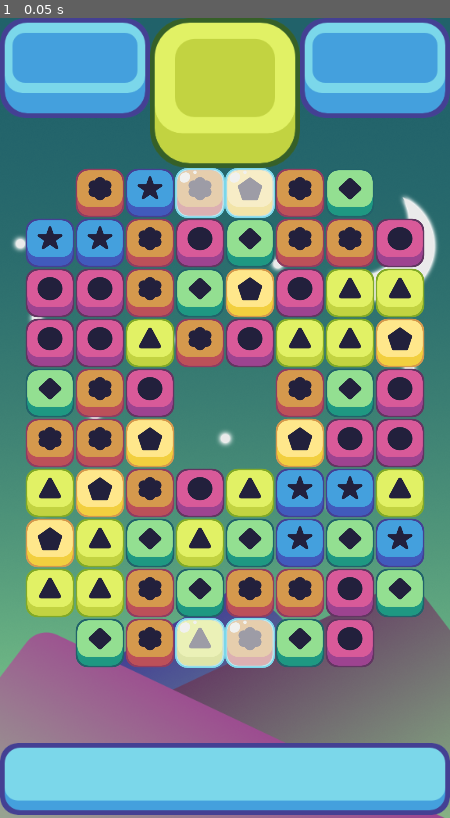
Above: before the commit, frame 1.
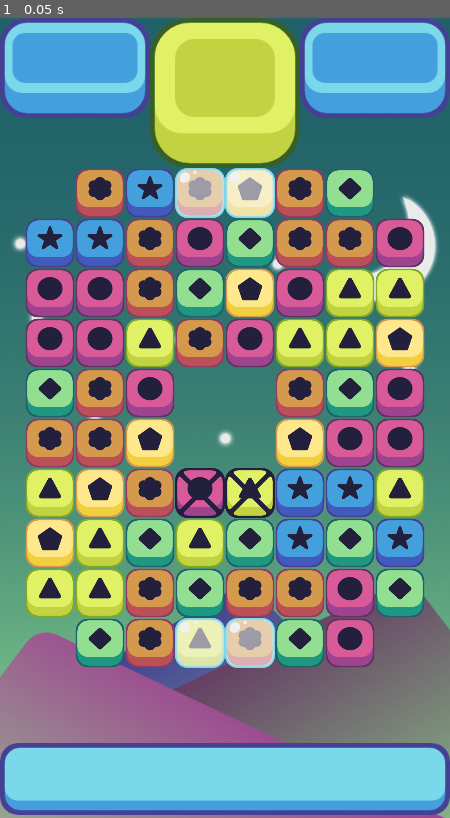
Above: after the commit, the same moment.

Repository: wolflint/Match3Game
Game: Godot game, scene res://scenes/GameWindow.tscn
The game is run twice, just before and just after one commit, with the same random seed, the same clock (stepped at 60 frames per second) and the same inputs.
Inputs:
- Up to frame 1 (0.05 s): no input

The runs differ from the first frame. In frame 1, 0.4% of the frame differs, in the area x 38-62%, y 56-63%.

Commit message:
still brokd

Diff:
--- a/scenes/GameWindow.tscn
+++ b/scenes/GameWindow.tscn
@@ -1,10 +1,11 @@
-[gd_scene load_steps=6 format=2]
+[gd_scene load_steps=7 format=2]
 
 [ext_resource path="res://art/UI/background 2.png" type="Texture" id=1]
 [ext_resource path="res://art/UI/Top UI v 2.png" type="Texture" id=2]
 [ext_resource path="res://art/UI/Bottom UI v 2.png" type="Texture" id=3]
 [ext_resource path="res://scripts/Grid.gd" type="Script" id=4]
 [ext_resource path="res://scripts/IceHolder.gd" type="Script" id=5]
+[ext_resource path="res://scripts/LockHolder.gd" type="Script" id=6]
 
 [node name="GameWindow" type="Node2D" index="0"]
 
@@ -73,26 +74,31 @@
 y_offset = -2
 empty_spaces = PoolVector2Array( 0, 0, 7, 0, 0, 9, 7, 9, 3, 4, 4, 4, 3, 5, 4, 5 )
 ice_spaces = PoolVector2Array( 3, 0, 4, 0, 3, 9, 4, 9 )
+lock_spaces = PoolVector2Array( 3, 3, 4, 3 )
 
 [node name="IceHolder" type="Node2D" parent="." index="4"]
 
 script = ExtResource( 5 )
 
-[node name="DestroyTimer" type="Timer" parent="." index="5"]
+[node name="LockHolder" type="Node2D" parent="." index="5"]
+
+script = ExtResource( 6 )
+
+[node name="DestroyTimer" type="Timer" parent="." index="6"]
 
 process_mode = 1
 wait_time = 0.4
 one_shot = true
 autostart = false
 
-[node name="CollapseTimer" type="Timer" parent="." index="6"]
+[node name="CollapseTimer" type="Timer" parent="." index="7"]
 
 process_mode = 1
 wait_time = 0.4
 one_shot = true
 autostart = false
 
-[node name="RefillTimer" type="Timer" parent="." index="7"]
+[node name="RefillTimer" type="Timer" parent="." index="8"]
 
 process_mode = 1
 wait_time = 0.4
@@ -101,7 +107,11 @@
 
 [connection signal="damage_ice" from="Grid" to="IceHolder" method="_on_Grid_damage_ice"]
 
+[connection signal="damage_lock" from="Grid" to="LockHolder" method="_on_Grid_damage_lock"]
+
 [connection signal="make_ice" from="Grid" to="IceHolder" method="_on_Grid_make_ice"]
+
+[connection signal="make_lock" from="Grid" to="LockHolder" method="_on_Grid_make_lock"]
 
 [connection signal="timeout" from="DestroyTimer" to="Grid" method="_on_DestroyTimer_timeout"]
 
--- a/scenes/Ice.tscn
+++ b/scenes/Ice.tscn
@@ -1,7 +1,8 @@
 [gd_scene load_steps=3 format=2]
 
-[ext_resource path="res://scripts/Ice.gd" type="Script" id=1]
+[ext_resource path="res://scripts/Obstacles.gd" type="Script" id=1]
 [ext_resource path="res://art/Obstacles/Ice.png" type="Texture" id=2]
+
 
 [node name="Ice" type="Node2D"]
 
--- /dev/null
+++ b/scenes/Locks.tscn
@@ -0,0 +1,10 @@
+[gd_scene load_steps=3 format=2]
+
+[ext_resource path="res://scenes/Ice.tscn" type="PackedScene" id=1]
+[ext_resource path="res://art/Obstacles/Locks.png" type="Texture" id=2]
+
+[node name="Locks" instance=ExtResource( 1 )]
+
+[node name="Sprite" parent="." index="0"]
+
+texture = ExtResource( 2 )
--- a/scripts/Grid.gd
+++ b/scripts/Grid.gd
@@ -15,10 +15,13 @@
 # Obstacle Variables
 export (PoolVector2Array) var empty_spaces
 export (PoolVector2Array) var ice_spaces
+export (PoolVector2Array) var lock_spaces
 
 # Obstace Signals
+signal make_ice
 signal damage_ice
-signal make_ice
+signal make_lock
+signal damage_lock
 
 # The piece array
 var possible_pieces = [
@@ -50,11 +53,24 @@
 	all_pieces = make_2d_array()
 	spawn_pieces()
 	spawn_ice()
+	spawn_locks()
 
 func restricted_fill(place):
 	# Check empty pieces
 	if is_in_array(empty_spaces, place):
 		return true
+	return false
+
+func restricted_move(place):
+	# Check lock pieces
+	print("PLACE" + str(place))
+	print("LOCK SPACES" + str(lock_spaces))
+	if is_in_array(lock_spaces, place):
+		print("IS IN ARRAY")
+		return true
+#	elif is_in_array(ice_spaces, place):
+#		return true
+	print("FALSE")
 	return false
 
 func is_in_array(array, item):
@@ -132,18 +148,23 @@
 	var first_piece = all_pieces[column][row]
 	var other_piece = all_pieces[column + direction.x][row + direction.y]
 	if first_piece != null && other_piece != null:
-		store_info(first_piece, other_piece, Vector2(column, row), direction)
-		state = wait
-		all_pieces[column][row] = other_piece
-		all_pieces[column + direction.x][row + direction.y] = first_piece
-		first_piece.move(grid_to_pixel(column + direction.x, row + direction.y))
-		other_piece.move(grid_to_pixel(column, row))
-		if !move_checked:
-			find_matches()
+		if not restricted_move(Vector2(column, row)) and not restricted_move(Vector2(column, row) + direction):
+			store_info(first_piece, other_piece, Vector2(column, row), direction)
+			state = wait
+			all_pieces[column][row] = other_piece
+			all_pieces[column + direction.x][row + direction.y] = first_piece
+			first_piece.move(grid_to_pixel(column + direction.x, row + direction.y))
+			other_piece.move(grid_to_pixel(column, row))
+			if !move_checked:
+				find_matches()
 
 func spawn_ice():
 	for i in ice_spaces.size():
 		emit_signal("make_ice", ice_spaces[i])
+
+func spawn_locks():
+	for i in lock_spaces.size():
+		emit_signal("make_lock", lock_spaces[i])
 
 func store_info(first_piece, other_piece, place, direction):
 	piece_one = first_piece
@@ -209,7 +230,7 @@
 		for j in height:
 			if all_pieces[i][j] != null:
 				if all_pieces[i][j].matched:
-					emit_signal("damage_ice", Vector2(i, j))
+					damage_special(i, j)
 					was_matched = true
 					all_pieces[i][j].queue_free()
 					all_pieces[i][j] = null
@@ -218,6 +239,10 @@
 		get_parent().get_node("CollapseTimer").start()
 	else:
 		swap_back()
+
+func damage_special(column, row):
+	emit_signal("damage_ice", Vector2(column, row))
+	emit_signal("damage_lock", Vector2(column, row))
 
 func collapse_columns():
 	for i in width:
--- /dev/null
+++ b/scripts/LockHolder.gd
@@ -0,0 +1,41 @@
+extends Node2D
+
+var lock_pieces = []
+var width = 8
+var height = 10
+var lock = preload("res://scenes/Locks.tscn")
+
+func _ready():
+	pass
+
+
+func make_2d_array():
+	var array = []
+	for i in width:
+		array.append([])
+		for j in height:
+			array[i].append(null);
+	return array
+
+
+#func _process(delta):
+#	# Called every frame. Delta is time since last frame.
+#	# Update game logic here.
+#	pass
+
+
+func _on_Grid_make_lock(board_position):
+	if lock_pieces.size() == 0:
+		lock_pieces = make_2d_array()
+	var current = lock.instance()
+	add_child(current)
+	current.position = Vector2(board_position.x * 64 + 64, -board_position.y * 64 + 800)
+	lock_pieces[board_position.x][board_position.y] = current
+
+
+func _on_Grid_damage_lock(board_position):
+	if lock_pieces[board_position.x][board_position.y] != null:
+		lock_pieces[board_position.x][board_position.y].take_damage(1)
+		if lock_pieces[board_position.x][board_position.y].health <= 0:
+			lock_pieces[board_position.x][board_position.y].queue_free()
+			lock_pieces[board_position.x][board_position.y] = null
Renamed: scripts/Ice.gd -> scripts/Obstacles.gd
